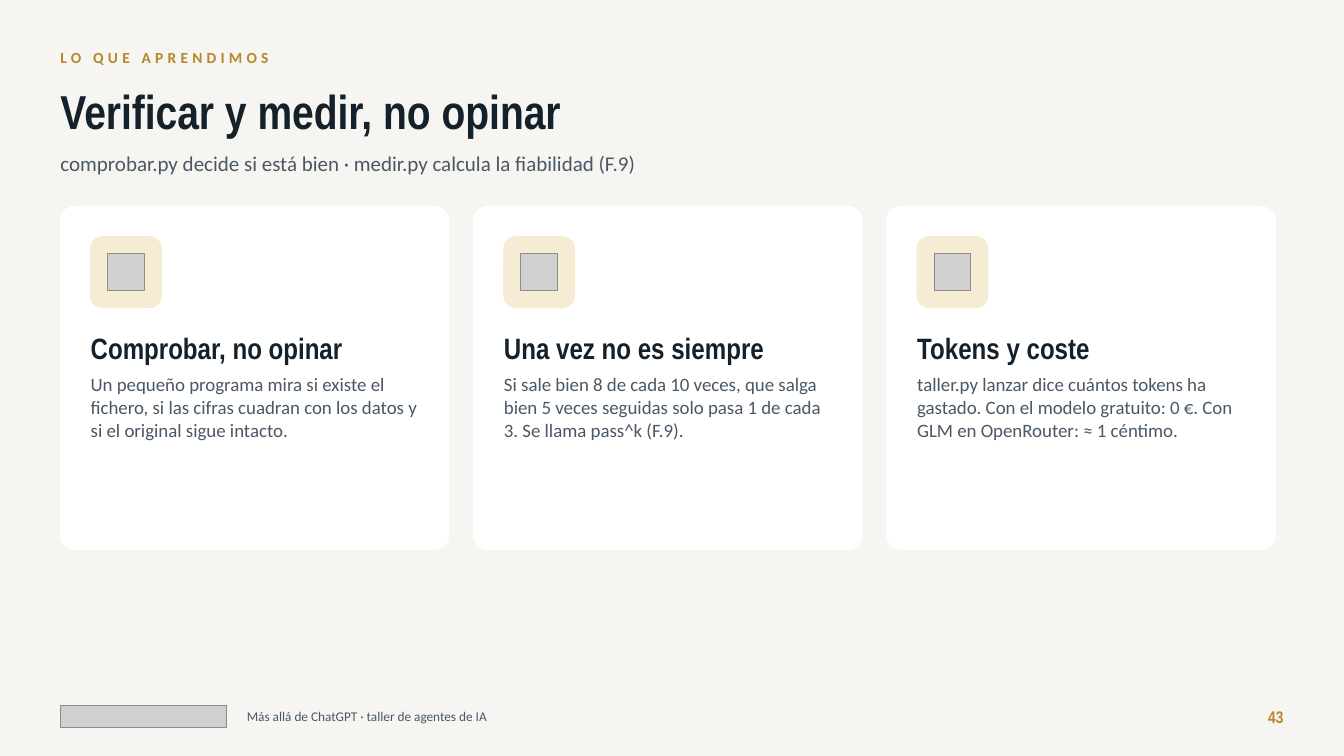
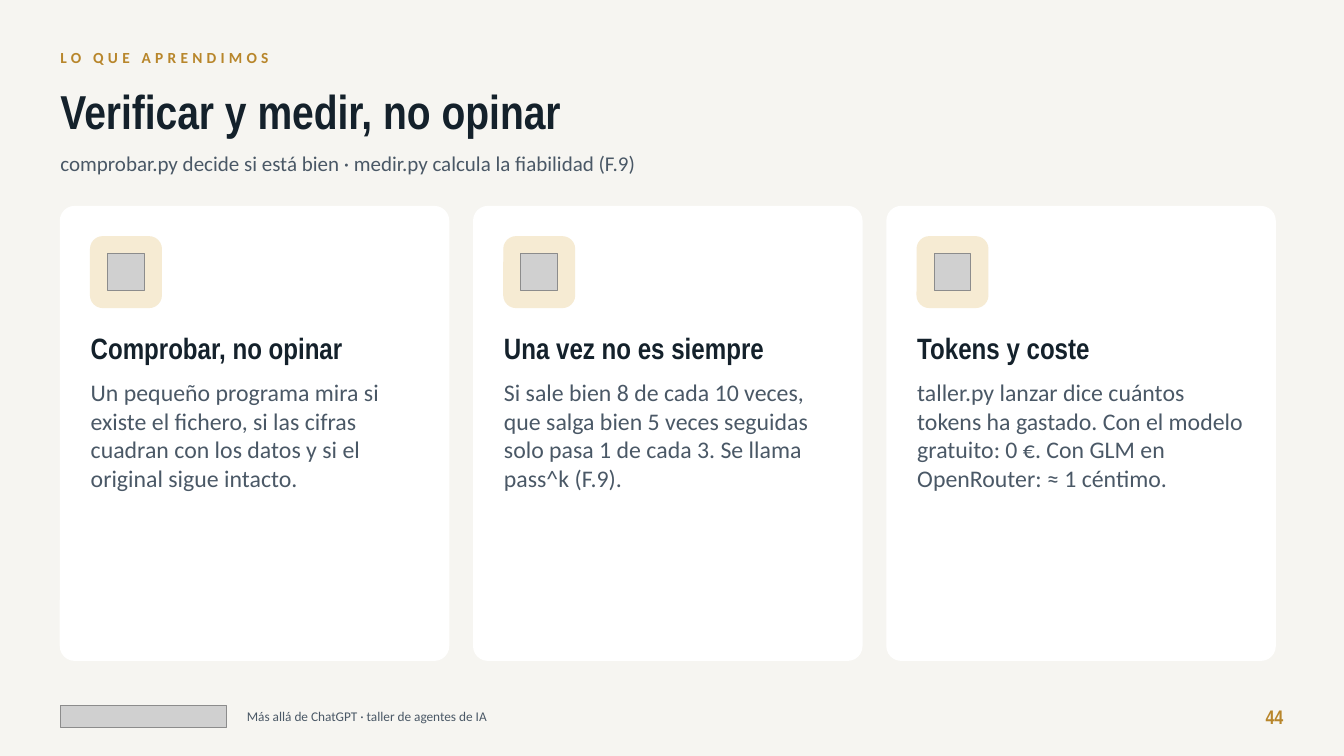
Before and after one commit to jlasherasTracasa/taller_semana_ia_2026, a slide deck: slide 44 of presentacion/taller-agentes-ia.pptx (slide 43 before the commit). Drawn at 1344x756 pixels with LibreOffice and Linux fonts; fonts in the diff are those of the drawing; grey boxes stand for pictures. Boxes give left, top, right and bottom in pixels: in the first picture for what was removed or moved away, otherwise in the second. Text is boxed around its words. In the diff, an @@ line names an element or a change of style, - is before the commit and + after.

```diff
--- a/presentacion/taller-agentes-ia.pptx
+++ b/presentacion/taller-agentes-ia.pptx
@@ rounded rectangle: place and size @@
-rounded rectangle at (60,207,449,549)
+rounded rectangle at (60,207,449,660)
@@ rounded rectangle: place and size @@
-rounded rectangle at (474,207,862,549)
+rounded rectangle at (474,207,862,660)
@@ proportions changed in 3 elements at (60,207,449,660), (474,207,862,660), (887,207,1275,660) @@
@@ rounded rectangle: place and size @@
-rounded rectangle at (887,207,1275,549)
+rounded rectangle at (887,207,1275,660)
@@ size 13.5 to 17 pt in 3 elements at (91,384,379,491), (504,384,808,491), (917,384,1243,491) @@
@@ text at (1266,710,1284,724): text changed; size 12 to 14 pt @@
-43
+44
```
Also in this commit, not shown: 53 other slides changed, 1 slide added, 2 other files.
